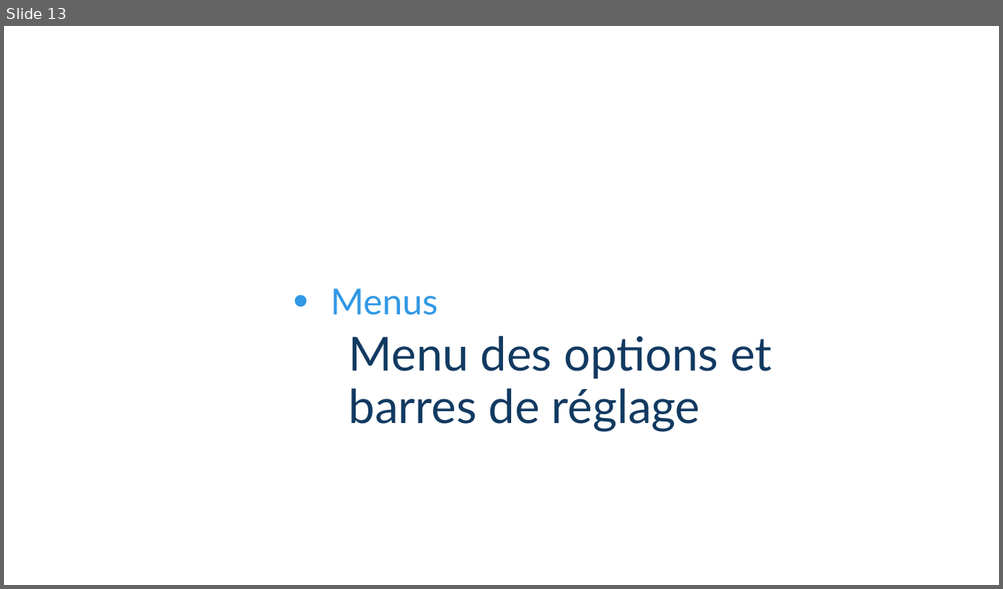
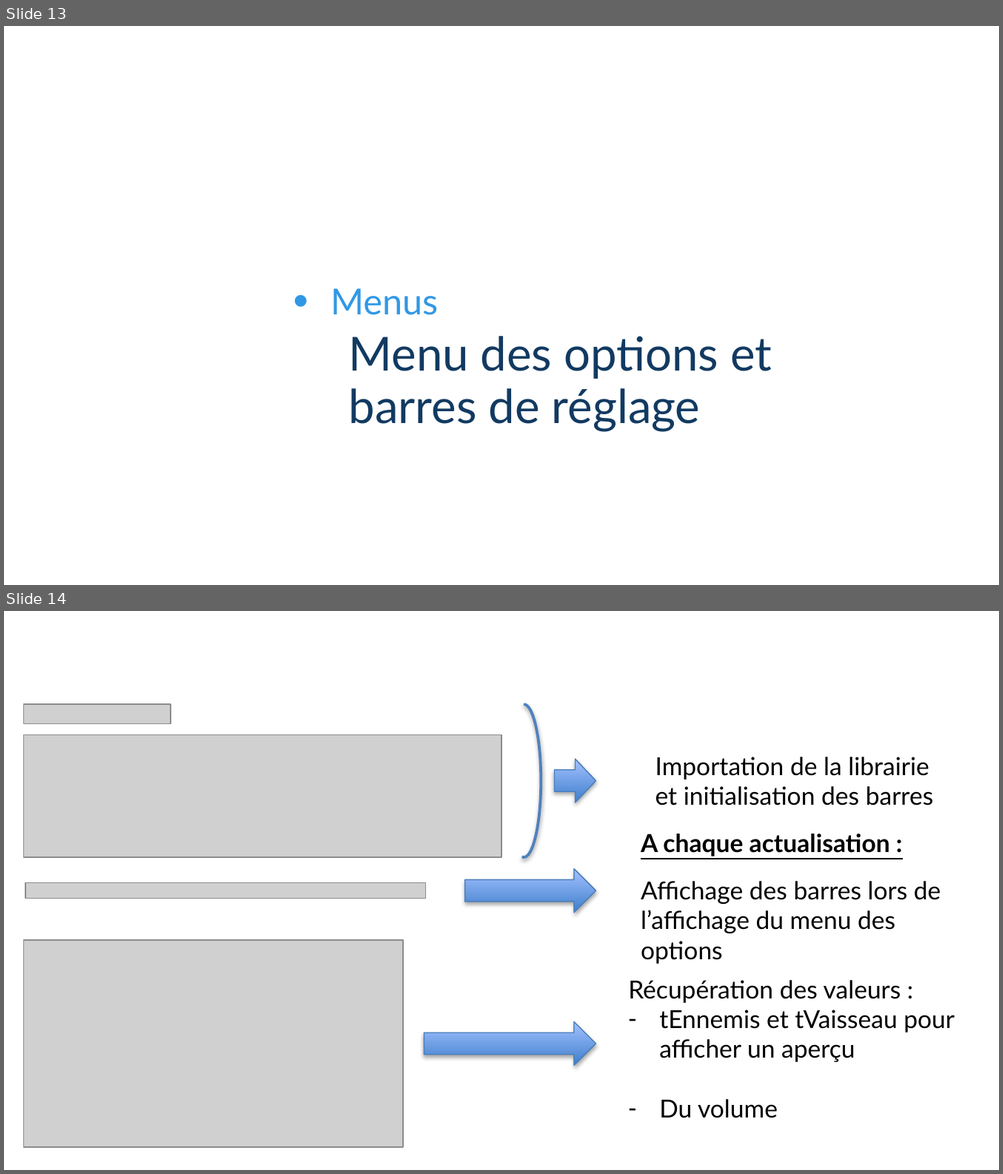
Before and after one commit to Tecnelm/ISN-SpaceInvaders, a slide deck: Présentation projet/Projet ISN.pptx. Shown one above the other, each under a label of ours: slide 13 before the commit, slides 13 and 14 after it. The pictures are 1003x589 and 1003x1174 pixels, drawn with LibreOffice and Linux fonts; fonts in the diff are those of the drawing; grey boxes stand for pictures; background and template pictures are left out. Boxes give left, top, right and bottom in pixels: in the first picture for what was removed or moved away, otherwise in the second. Text is boxed around its words. In the diff, an @@ line names an element or a change of style, - is before the commit and + after.

```diff
--- a/Présentation projet/Projet ISN.pptx
+++ b/Présentation projet/Projet ISN.pptx
@@ slide 14 added at [4,611,999,1170], background picture (left out) @@
@@ title added at [38,623,197,649], 16 pt, text #FFFFFF @@
+Menus
@@ text added at [39,649,426,680], 15 pt, text #FFFFFF @@
+Barres de réglages
@@ picture added at [24,704,171,724] @@
@@ arc (boxed as its full ellipse) added at [506,704,540,857], outline #4F81BD 2 pt @@
@@ picture added at [24,735,501,857] @@
@@ right arrow added at [554,759,596,803], fill gradient #3F80CE to #A4C4FF, outline #4B7EBC 0.75 pt @@
@@ text added at [655,757,933,806], 18 pt, text #000000 @@
+Importation de la librairie et initialisation des barres
@@ text added at [640,834,890,857], 18 pt, text #000000, bold, underline @@
+A chaque actualisation :
@@ right arrow added at [464,869,596,912], fill gradient #3F80CE to #A4C4FF, outline #4B7EBC 0.75 pt @@
@@ picture added at [26,883,426,898] @@
@@ text added at [640,881,941,934], 18 pt, text #000000 @@
+Affichage des barres lors de l’affichage du menu des options
@@ picture added at [24,940,403,1147] @@
@@ text added at [628,980,954,1119], 18 pt, text #000000 @@
+Récupération des valeurs :
+– tEnnemis et tVaisseau pour afficher un aperçu
+– Du volume
@@ right arrow added at [424,1022,596,1065], fill gradient #3F80CE to #A4C4FF, outline #4B7EBC 0.75 pt @@
```
Also in this commit, not shown: 2 slides changed, 5 other files.
